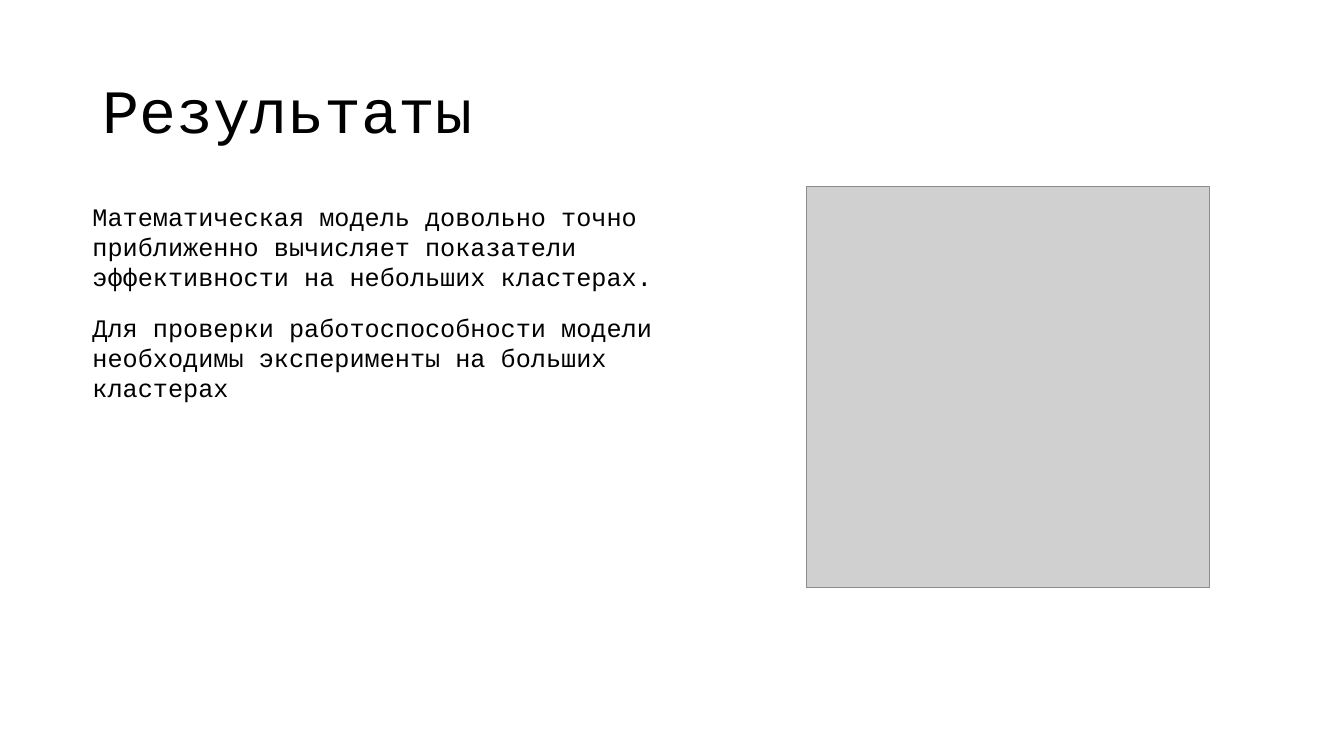
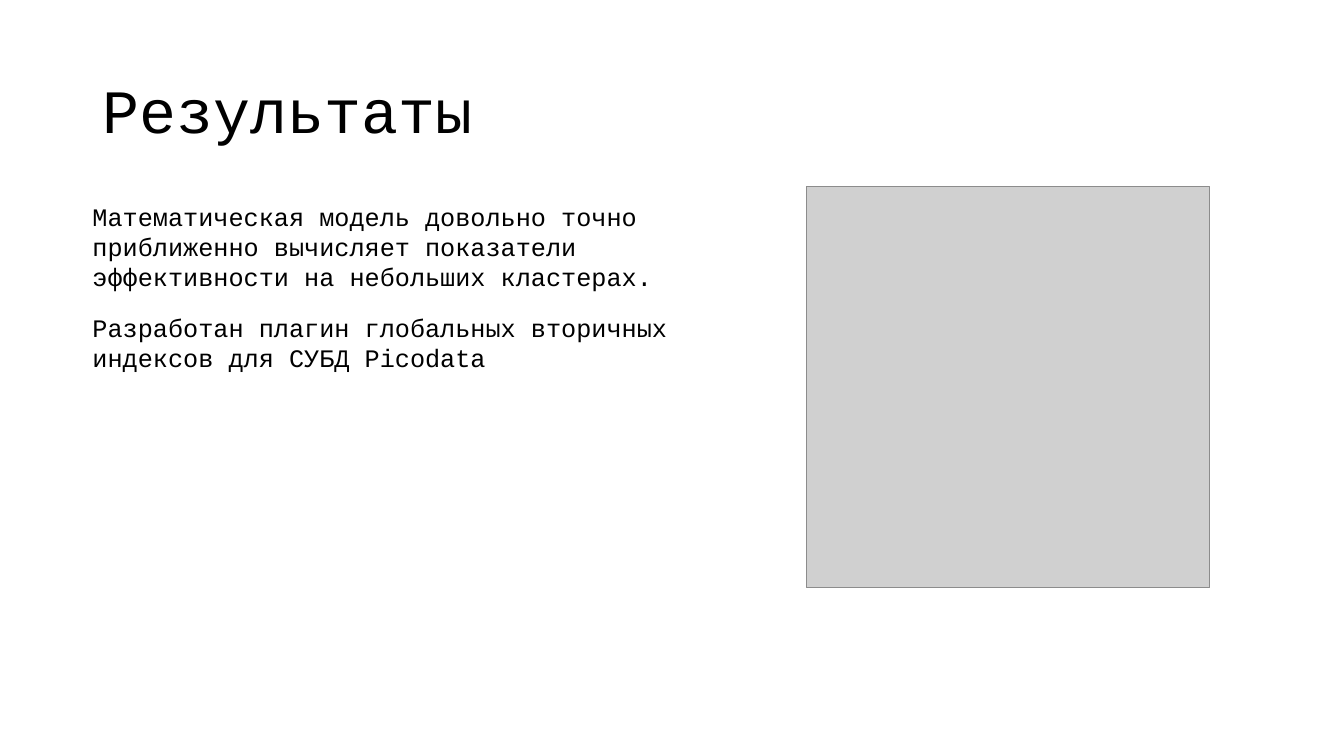
Before and after one commit to vitosotdihaet/pind, a slide deck: slide 19 of presentation.odp. Drawn at 1344x756 pixels with LibreOffice and Linux fonts; fonts in the diff are those of the drawing; grey boxes stand for pictures. Boxes give left, top, right and bottom in pixels: in the first picture for what was removed or moved away, otherwise in the second. Text is boxed around its words. In the diff, an @@ line names an element or a change of style, - is before the commit and + after.

```diff
--- a/presentation.odp
+++ b/presentation.odp
@@ text at (92, 318, 667, 372): text changed @@
-Для проверки работоспособности модели необходимы эксперименты на больших кластерах
+Разработан плагин глобальных вторичных индексов для СУБД Picodata
```
Also in this commit, not shown: 5 other slides changed.
